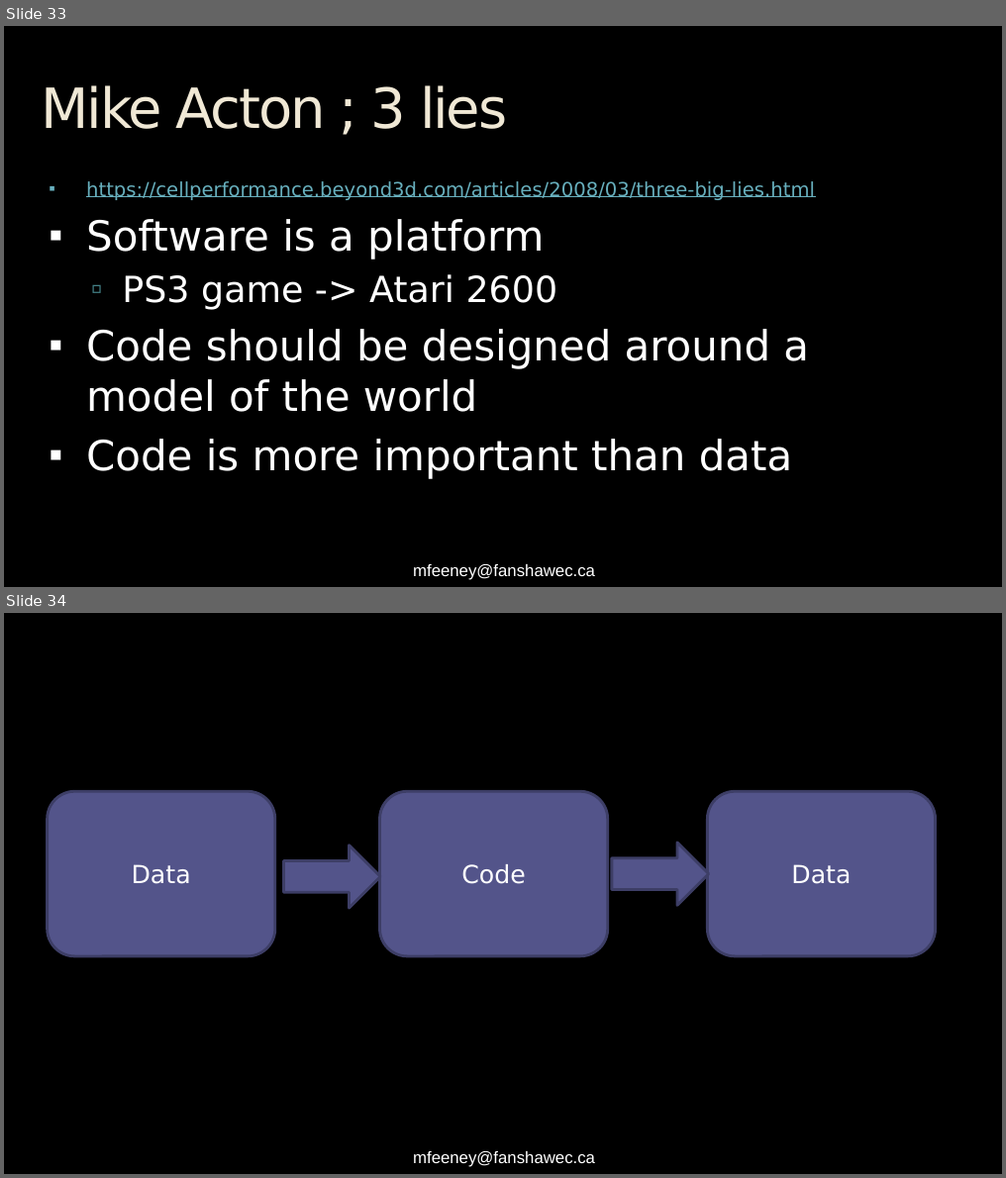
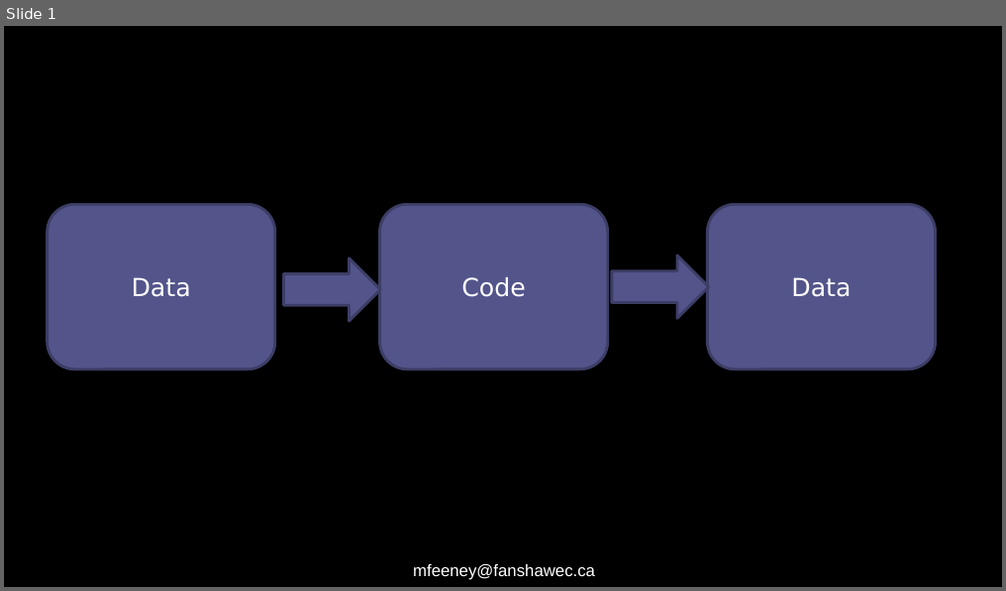
Before and after one commit to FeeneyCodes/INFO3111S24, a slide deck: Lectures/Day_02 (Thursday, May 9th, 2024)/Day_02_On_screen_Notes.pptx. Shown one above the other, each under a label of ours: slides 33 and 34 before the commit, slide 1 after it. The pictures are 1006x1178 and 1006x591 pixels, drawn with LibreOffice and Linux fonts; fonts in the diff are those of the drawing. Boxes give left, top, right and bottom in pixels: in the first picture for what was removed or moved away, otherwise in the second. Text is boxed around its words. In the diff, an @@ line names an element or a change of style, - is before the commit and + after.

```diff
--- a/Lectures/Day_02 (Thursday, May 9th, 2024)/Day_02_On_screen_Notes.pptx
+++ b/Lectures/Day_02 (Thursday, May 9th, 2024)/Day_02_On_screen_Notes.pptx
@@ slide 33 removed at [4, 26, 1002, 587], background #000000; not listed: 1 template element that a slide beside it also shows @@
@@ title removed at [42, 85, 507, 129] @@
-Mike Acton ; 3 lies
@@ text removed at [86, 181, 815, 479] @@
-▪ https://cellperformance.beyond3d.com/articles/2008/03/three-big-lies.html
-▪ Software is a platform
-  ▫ PS3 game -> Atari 2600
-▪ Code should be designed around a model of the world
-▪ Code is more important than data
@@ what was slide 34 is now slide 1 @@
```
Also in this commit, not shown: 1 slide changed, 2 slides added, 35 other slides removed, 2 other files.
